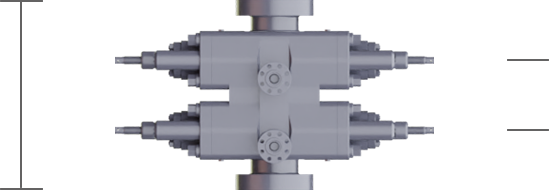
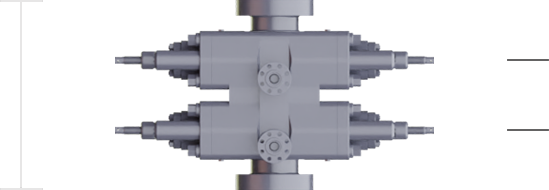
Layer changes from the first w=549, h=190 image to the second:
renamed "Layer 1" to "height lines-light", moved it above "height lines", painted on it over [0, 0, 43, 190]
renamed "Layer 2" to "height lines", hid it, painted on it over [0, 0, 43, 190]
